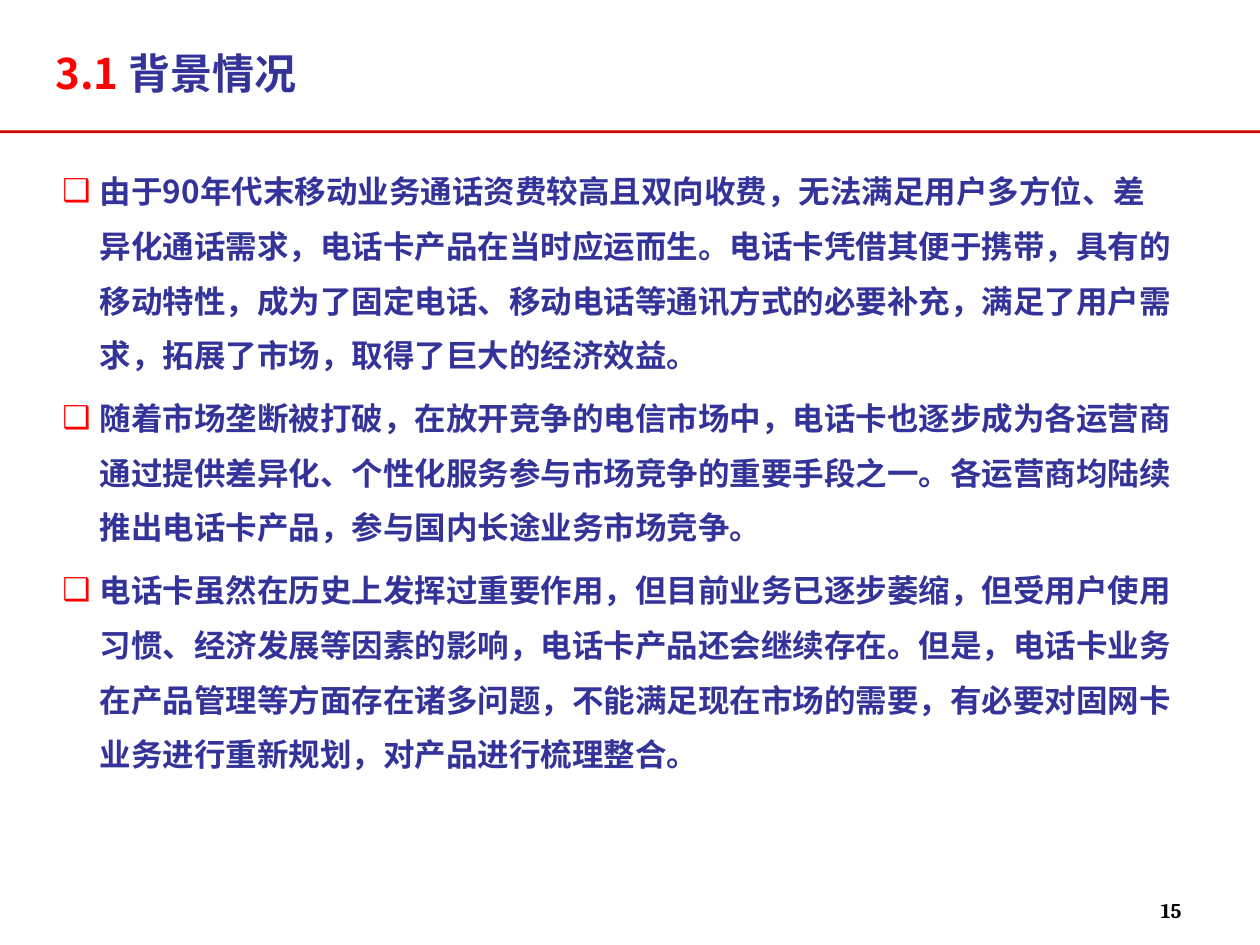
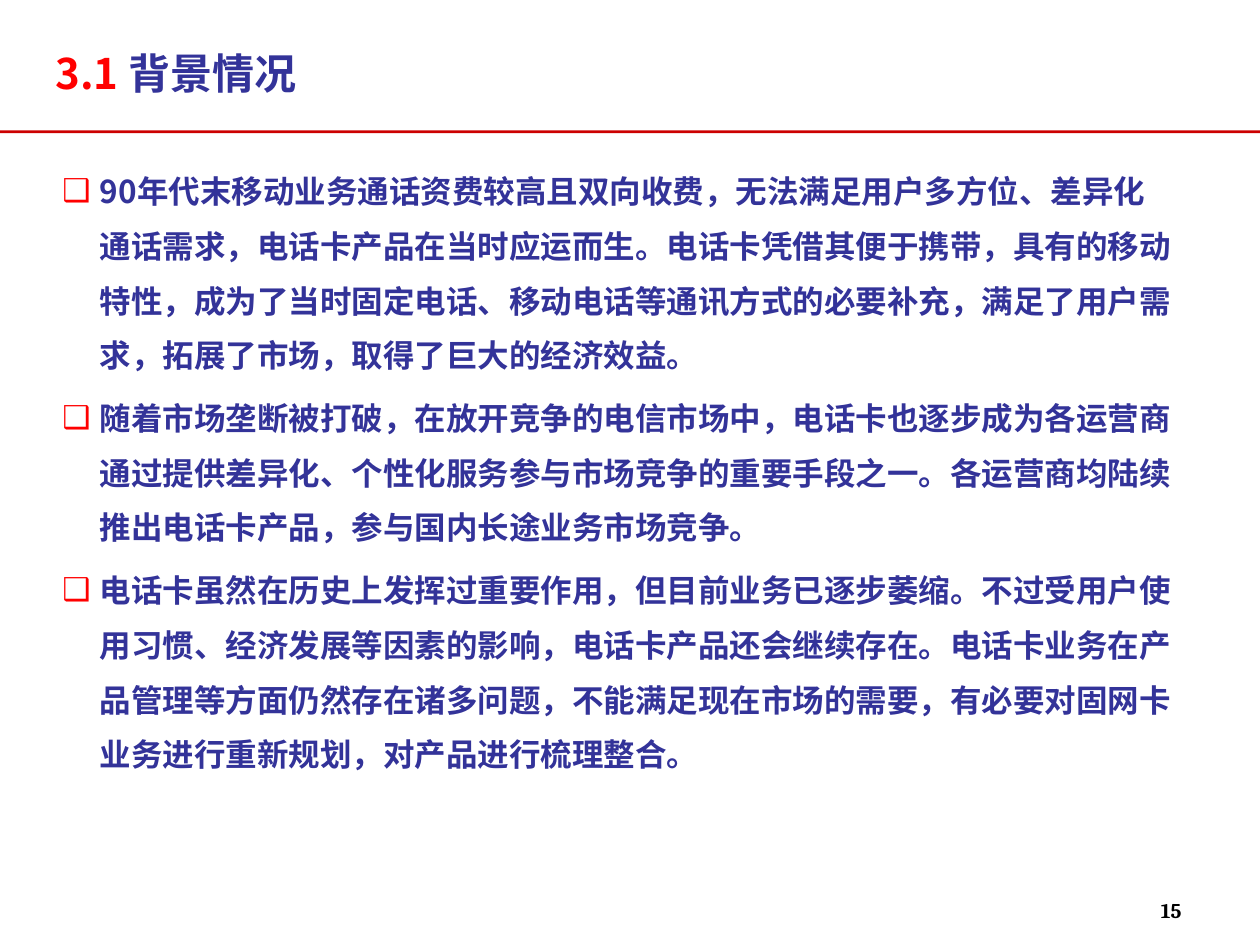
Before and after one commit to momo1101/unicardsrch, a slide deck: slide 15 of 软课题文本/软课题-中国联通电信卡业务及策略研究.ppt. Drawn at 1260x945 pixels with LibreOffice and Linux fonts; fonts in the diff are those of the drawing; background and template pictures are left out. Boxes give left, top, right and bottom in pixels: in the first picture for what was removed or moved away, otherwise in the second. Text is boxed around its words. In the diff, an @@ line names an element or a change of style, - is before the commit and + after.

```diff
--- a/软课题文本/软课题-中国联通电信卡业务及策略研究.ppt
+++ b/软课题文本/软课题-中国联通电信卡业务及策略研究.ppt
@@ text at [100,176,1171,371]: text changed @@
-❑ 由于90年代末移动业务通话资费较高且双向收费，无法满足用户多方位、差异化通话需求，电话卡产品在当时应运而生。电话卡凭借其便于携带，具有的移动特性，成为了固定电话、移动电话等通讯方式的必要补充，满足了用户需求，拓展了市场，取得了巨大的经济效益。
+❑ 90年代末移动业务通话资费较高且双向收费，无法满足用户多方位、差异化通话需求，电话卡产品在当时应运而生。电话卡凭借其便于携带，具有的移动特性，成为了当时固定电话、移动电话等通讯方式的必要补充，满足了用户需求，拓展了市场，取得了巨大的经济效益。
@@ text at [100,575,1171,770]: text changed @@
-❑ 电话卡虽然在历史上发挥过重要作用，但目前业务已逐步萎缩，但受用户使用习惯、经济发展等因素的影响，电话卡产品还会继续存在。但是，电话卡业务在产品管理等方面存在诸多问题，不能满足现在市场的需要，有必要对固网卡业务进行重新规划，对产品进行梳理整合。
+❑ 电话卡虽然在历史上发挥过重要作用，但目前业务已逐步萎缩。不过受用户使用习惯、经济发展等因素的影响，电话卡产品还会继续存在。电话卡业务在产品管理等方面仍然存在诸多问题，不能满足现在市场的需要，有必要对固网卡业务进行重新规划，对产品进行梳理整合。
```
Also in this commit, not shown: 11 other slides changed.
